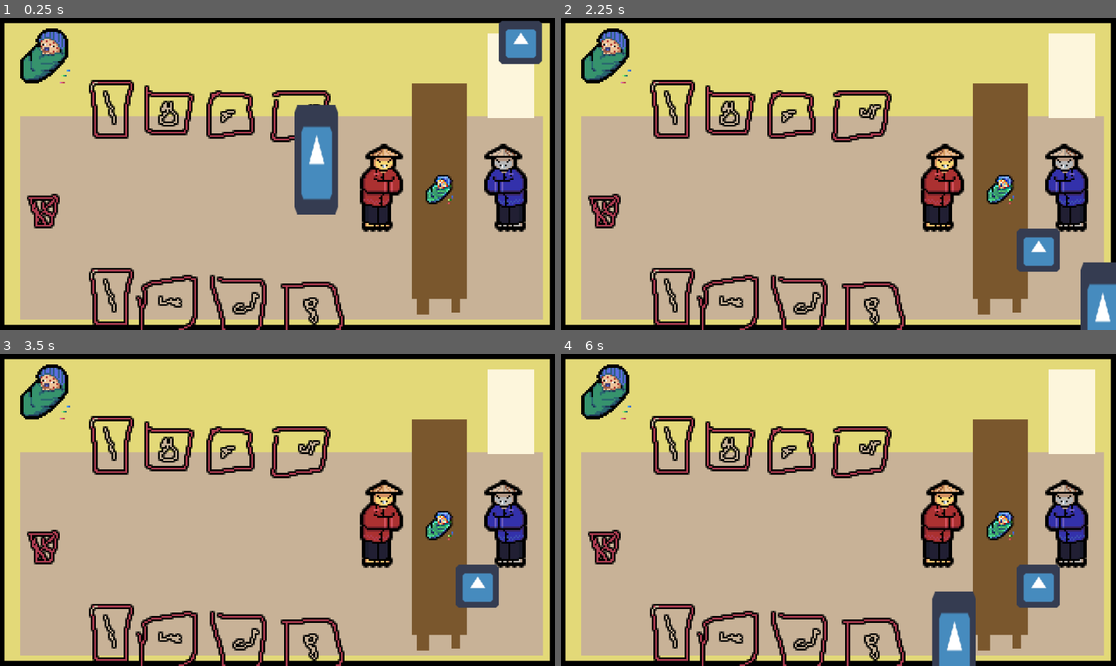
Above: before the commit, frames 1-4 (two rows, left to right).
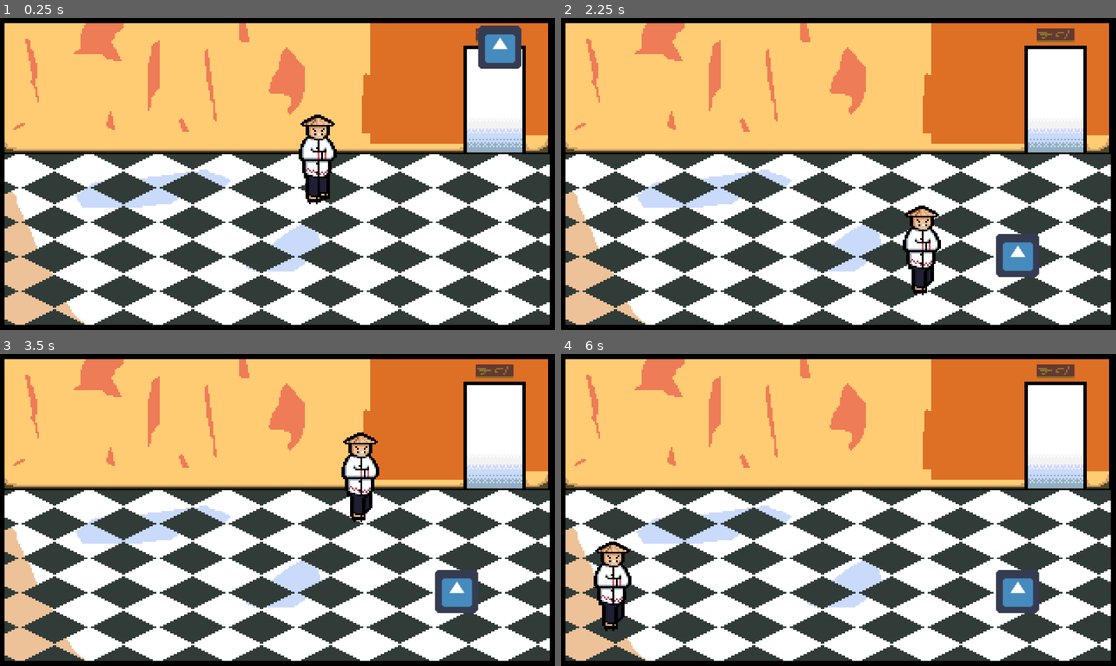
Above: after the commit, the same moments.

Repository: luis11011/Todoamil
Game: Godot game, scene res://World.tscn
Same seed, same stepped clock (60 frames per second), same inputs: the game is played once before the commit and once after it. The engine's default icon, where the game draws it, is replaced by a stand-in: a white triangle on a blue panel in a dark square.
Inputs:
- Up to frame 1 (0.25 s): no input
- Up to frame 2 (2.25 s): hold Right (ui_right) 0.53-1.28 s; tap Space (ui_select) at 0.6, 0.77, 1.07, 1.35, 1.52, 1.82, 2.1 s; hold Down (ui_down) 1.28-2.03 s; hold Right (ui_right) from 2.03 s (still down)
- Up to frame 3 (3.5 s): release Right (ui_right) at 2.78 s; hold Up (ui_up) from 2.78 s (still down); tap Space (ui_select) at 2.85, 3.02, 3.32 s
- Up to frame 4 (6 s): release Up (ui_up) at 3.53 s; hold Left (ui_left) 3.53-5.03 s; tap Space (ui_select) at 3.6, 3.77, 4.07, 4.35, 4.52, 4.82, 5.1, 5.85 s; hold Down (ui_down) 5.03-5.78 s; hold Right (ui_right) from 5.78 s (still down)

The runs differ from the first frame. In frame 1, 95% of the frame differs, in the area x 0-100%, y 0-100%; in frame 2, 95%, in the area x 0-100%, y 1-100%; in frame 3, 95%; in frame 4, 95%.

Commit message:
WIP

Diff:
--- a/Autoloads/Manager.gd
+++ b/Autoloads/Manager.gd
@@ -2,7 +2,6 @@
 
 onready var root := get_tree().root
 onready var base_size := Vector2(322,181)
-
 
 func _ready():
 	get_tree().connect("screen_resized", self, "_on_screen_resized")
--- a/ClientPath.gd
+++ b/ClientPath.gd
@@ -1,22 +1,45 @@
 extends Path2D
 
 
-var point := 72.0
+var middle_point := 72.0
+var end_point := 140.0
 onready var path_follow = $PathFollow2D as PathFollow2D
 
-enum { ARRIVING, WAITING, GOING }
+signal state_changed(state)
+
+enum { ARRIVING, WAITING, GOING, END }
 
 export var speed = 100.0
 
-var state := ARRIVING
+var state := ARRIVING setget set_state
 
 func _ready():
-	point = curve.get_closest_offset(Vector2(280,140)) as float
+	self.state = ARRIVING
+	middle_point = curve.get_closest_offset(Vector2(280,140)) as float
+	end_point = curve.get_baked_length() as float
 
 
 func _process(delta):
-	if state == ARRIVING:
+	if state != WAITING and state != END:
 		path_follow.offset += delta*speed
-		if path_follow.offset>point:
-			path_follow.offset = point
-			state = WAITING
+		if path_follow.unit_offset>=0.99 and state==GOING:
+			path_follow.offset = end_point
+			self.state = END
+		elif path_follow.offset>middle_point and state==ARRIVING:
+			path_follow.offset = middle_point
+			self.state = WAITING
+
+
+func set_state(value : int):
+	state = value
+	emit_signal("state_changed",state)
+	print("state",state)
+	if state==END:
+		yield(get_tree().create_timer(1.4),"timeout")
+		state = ARRIVING
+		emit_signal("state_changed",state)
+
+
+func on_item_dropped():
+	yield(get_tree().create_timer(0.7),"timeout")
+	self.state = GOING
--- /dev/null
+++ b/Doner.gd
@@ -0,0 +1,7 @@
+extends Interactuable
+
+func interact():
+	var item = get_from_slot(0)
+
+	if item:
+		item.done = true
--- a/DropArea.gd
+++ b/DropArea.gd
@@ -1,11 +1,11 @@
 extends Interactuable
 
+signal item_dropped
 
 func interact():
-	var items := get_tree().get_root().get_node('World/Slots').get_children()
-	if items.size()>0:
-		var item := items[0] as Node
+	var item = get_from_slot(0)
+
+	if item:
 		if item.done:
-			# check_status
 			item.queue_free()
-		item.queue_free()
+			emit_signal("item_dropped")
--- a/Interactuable.gd
+++ b/Interactuable.gd
@@ -3,3 +3,10 @@
 
 func interact():
 	pass
+
+func get_from_slot(idx : int) -> Node:
+	var items := $"/root/World/Slots".get_children()
+
+	if items.size()>idx:
+		return items[idx] as Node
+	return null
--- a/Pickable.gd
+++ b/Pickable.gd
@@ -4,7 +4,13 @@
 var done := false
 
 func interact():
-	var new_parent := get_tree().get_root().get_node('World/Slots') as Node2D
+	var new_parent := $"/root/World/Slots" as Node2D
 	if get_parent():
 		get_parent().remove_child(self)
 	new_parent.add_child(self)
+
+func put():
+	var new_parent := $"/root/World/TablePosition" as Node2D
+	if get_parent():
+		get_parent().remove_child(self)
+	new_parent.add_child(self)
--- a/Player.gd
+++ b/Player.gd
@@ -3,6 +3,7 @@
 
 
 onready var interact_area : Area2D = $Interactuator as Area2D
+onready var asprite : AnimatedSprite = $AnimatedSprite as AnimatedSprite
 
 var MAX_SPEED = 120
 var ACCELERATION = 500
@@ -12,8 +13,12 @@
 func  _physics_process(delta):
 	var axis = get_input_axis()
 	if axis == Vector2.ZERO:
+		asprite.animation = 'idle'
 		apply_friction(ACCELERATION * delta)
 	else:
+		asprite.animation = 'walk'
+		if axis.x!=0:
+			asprite.flip_h = axis.x<0
 		apply_movement(axis * ACCELERATION * delta)
 	motion = move_and_slide(motion)
 
@@ -38,15 +43,12 @@
 
 
 func apply_movement(acceleration):
-	print(acceleration)
 	motion += acceleration
 	motion = motion.clamped(MAX_SPEED )
 
 
 func interact():
 	var areas := interact_area.get_overlapping_areas()
-	print(areas)
 	if areas.size()>0:
 		var object = areas[0] as Interactuable
 		object.interact()
-		var tomado = object.name
--- a/Player.tscn
+++ b/Player.tscn
@@ -1,27 +1,46 @@
-[gd_scene load_steps=5 format=2]
+[gd_scene load_steps=10 format=2]
 
-[ext_resource path="res://icon.png" type="Texture" id=1]
+[ext_resource path="res://Sprites/coronao-export1.png" type="Texture" id=1]
 [ext_resource path="res://Player.gd" type="Script" id=2]
+[ext_resource path="res://Sprites/coronao-export5.png" type="Texture" id=3]
+[ext_resource path="res://Sprites/coronao-export3.png" type="Texture" id=4]
+[ext_resource path="res://Sprites/coronao-export4.png" type="Texture" id=5]
+[ext_resource path="res://Sprites/coronao-export2.png" type="Texture" id=6]
 
-[sub_resource type="RectangleShape2D" id=3]
+[sub_resource type="SpriteFrames" id=1]
+animations = [ {
+"frames": [ ExtResource( 3 ) ],
+"loop": true,
+"name": "idle",
+"speed": 5.0
+}, {
+"frames": [ ExtResource( 1 ), ExtResource( 6 ), ExtResource( 4 ), ExtResource( 5 ), ExtResource( 3 ) ],
+"loop": true,
+"name": "walk",
+"speed": 8.0
+} ]
+
+[sub_resource type="RectangleShape2D" id=2]
 extents = Vector2( 13, 13 )
 
-[sub_resource type="ConvexPolygonShape2D" id=2]
+[sub_resource type="ConvexPolygonShape2D" id=3]
 points = PoolVector2Array( 0, -21, 21, 0, 0, 21, -21, 0 )
 
 [node name="Player" type="KinematicBody2D"]
 position = Vector2( 1, 0 )
 script = ExtResource( 2 )
 
-[node name="Sprite" type="Sprite" parent="."]
-position = Vector2( -0.39721, -18.6691 )
-scale = Vector2( 0.507454, 1.27011 )
-texture = ExtResource( 1 )
+[node name="AnimatedSprite" type="AnimatedSprite" parent="."]
+frames = SubResource( 1 )
+animation = "walk"
+frame = 4
+playing = true
+offset = Vector2( 0, -20 )
 
 [node name="CollisionShape2D" type="CollisionShape2D" parent="."]
-shape = SubResource( 3 )
+shape = SubResource( 2 )
 
 [node name="Interactuator" type="Area2D" parent="."]
 
 [node name="CollisionShape2D" type="CollisionShape2D" parent="Interactuator"]
-shape = SubResource( 2 )
+shape = SubResource( 3 )
--- a/World.tscn
+++ b/World.tscn
@@ -1,12 +1,13 @@
-[gd_scene load_steps=10 format=2]
+[gd_scene load_steps=13 format=2]
 
 [ext_resource path="res://Player.tscn" type="PackedScene" id=1]
 [ext_resource path="res://Pickable.gd" type="Script" id=2]
-[ext_resource path="res://diagrama.png" type="Texture" id=3]
+[ext_resource path="res://Sprites/fondo.png" type="Texture" id=3]
 [ext_resource path="res://World.gd" type="Script" id=4]
 [ext_resource path="res://DropArea.gd" type="Script" id=5]
 [ext_resource path="res://icon.png" type="Texture" id=6]
 [ext_resource path="res://ClientPath.gd" type="Script" id=7]
+[ext_resource path="res://Doner.gd" type="Script" id=8]
 
 [sub_resource type="CircleShape2D" id=1]
 radius = 18.1089
@@ -16,6 +17,13 @@
 _data = {
 "points": PoolVector2Array( 0, 0, 0, 0, 302.478, -10.8656, 7.59173, -26.863, -7.59173, 26.863, 294.915, 81.151, 0, 0, 0, 0, 276.888, 135.035, -5.25581, 26.2791, 5.25581, -26.2791, 294.915, 64.7645, 0, 0, 0, 0, 298.697, -9.60507 )
 }
+
+[sub_resource type="RectangleShape2D" id=3]
+resource_local_to_scene = true
+extents = Vector2( 13.7236, 92.216 )
+
+[sub_resource type="RectangleShape2D" id=4]
+extents = Vector2( 120.416, 10 )
 
 [node name="World" type="Node2D"]
 script = ExtResource( 4 )
@@ -28,33 +36,55 @@
 texture = ExtResource( 3 )
 
 [node name="Slots" type="Position2D" parent="."]
-position = Vector2( 0, -50 )
+position = Vector2( 36.186, 22.3691 )
 
 [node name="Player" parent="." instance=ExtResource( 1 )]
 position = Vector2( 184.057, 100.893 )
 
+[node name="Doner" type="Area2D" parent="."]
+position = Vector2( 90.8664, 65.3014 )
+script = ExtResource( 8 )
+__meta__ = {
+"_edit_group_": true
+}
+
+[node name="CollisionShape2D" type="CollisionShape2D" parent="Doner"]
+modulate = Color( 1, 0, 0, 1 )
+shape = SubResource( 1 )
+
 [node name="TablePosition" type="Position2D" parent="."]
-position = Vector2( 45, 0 )
+position = Vector2( 235.955, 119.993 )
+__meta__ = {
+"_edit_group_": true
+}
 
 [node name="Pickable" type="Area2D" parent="TablePosition"]
-position = Vector2( 209.946, 101.302 )
 script = ExtResource( 2 )
+__meta__ = {
+"_edit_group_": true
+}
 
 [node name="CollisionShape2D" type="CollisionShape2D" parent="TablePosition/Pickable"]
 modulate = Color( 1, 0, 0, 1 )
 shape = SubResource( 1 )
 
 [node name="DropArea" type="Area2D" parent="TablePosition"]
-position = Vector2( 209.946, 101.302 )
 script = ExtResource( 5 )
+__meta__ = {
+"_edit_group_": true
+}
 
 [node name="CollisionShape2D" type="CollisionShape2D" parent="TablePosition/DropArea"]
 modulate = Color( 1, 0, 0, 1 )
 shape = SubResource( 1 )
 
 [node name="ClientPath" type="Path2D" parent="."]
+position = Vector2( -12.0635, 2.92606 )
 curve = SubResource( 2 )
 script = ExtResource( 7 )
+__meta__ = {
+"_edit_group_": true
+}
 
 [node name="PathFollow2D" type="PathFollow2D" parent="ClientPath"]
 position = Vector2( 302.478, -10.8656 )
@@ -65,3 +95,32 @@
 texture = ExtResource( 6 )
 
 [node name="Position2D" type="Position2D" parent="."]
+
+[node name="Wall" type="StaticBody2D" parent="."]
+position = Vector2( 6.53319, 93.7537 )
+
+[node name="CollisionShape2D" type="CollisionShape2D" parent="Wall"]
+position = Vector2( -14.3697, 0 )
+shape = SubResource( 3 )
+
+[node name="Wall2" type="StaticBody2D" parent="."]
+position = Vector2( 68.2978, 120.224 )
+
+[node name="CollisionShape2D" type="CollisionShape2D" parent="Wall2"]
+position = Vector2( 59.2436, -52.689 )
+shape = SubResource( 4 )
+
+[node name="Wall3" type="StaticBody2D" parent="."]
+position = Vector2( 68.2978, 120.224 )
+
+[node name="CollisionShape2D" type="CollisionShape2D" parent="Wall3"]
+position = Vector2( 57.9831, 56.7226 )
+shape = SubResource( 4 )
+
+[node name="Table" type="StaticBody2D" parent="."]
+position = Vector2( 183.003, 88.7117 )
+
+[node name="CollisionShape2D" type="CollisionShape2D" parent="Table"]
+position = Vector2( 52.6259, 0.0630341 )
+shape = SubResource( 3 )
+[connection signal="item_dropped" from="TablePosition/DropArea" to="ClientPath" method="on_item_dropped"]
--- a/project.godot
+++ b/project.godot
@@ -45,9 +45,6 @@
 
 window/size/width=322
 window/size/height=181
-window/size/fullscreen=true
-window/size/test_width=644
-window/size/test_height=362
 window/stretch/mode="2d"
 window/stretch/aspect="keep"
 
Binary file added: Sprites/coronao-export1.png
Not shown, added: Sprites/coronao-export1.png.import
Binary file added: Sprites/coronao-export2.png
Not shown, added: Sprites/coronao-export2.png.import
Binary file added: Sprites/coronao-export3.png
Not shown, added: Sprites/coronao-export3.png.import
Binary file added: Sprites/coronao-export4.png
Not shown, changed: Sprites/coronao-export4.png.import
Binary file added: Sprites/coronao-export5.png
Not shown, added: Sprites/coronao-export5.png.import
Binary file added: Sprites/fondo.png
Not shown, added: Sprites/fondo.png.import
(and 1 more such lines)
